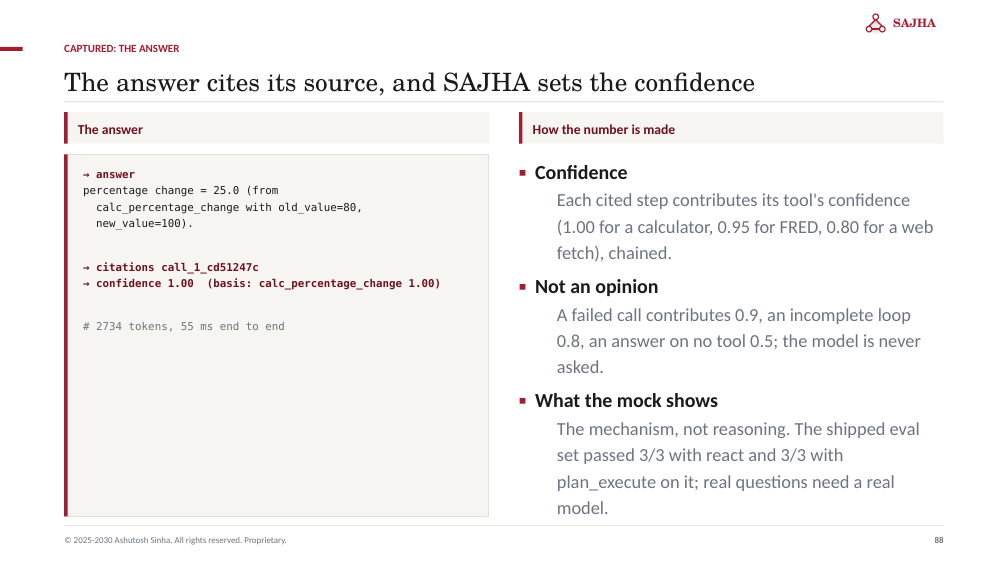
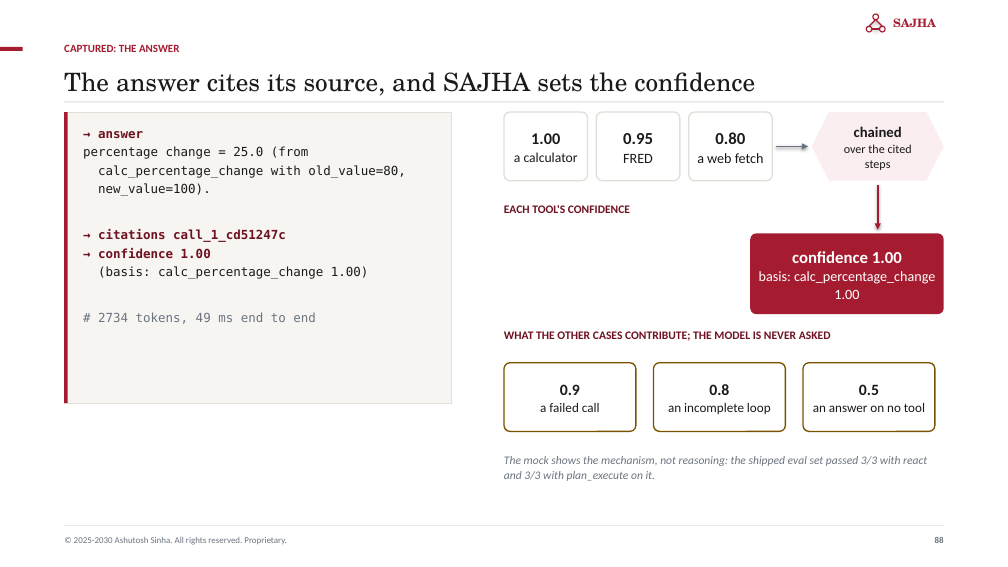
Before and after one commit to ajsinha/sajhamcpserver, a slide deck: slide 88 of docs/publications/SAJHA-MCP-Server.pptx. Drawn at 1008x567 pixels with LibreOffice and Linux fonts; fonts in the diff are those of the drawing. Boxes give left, top, right and bottom in pixels: in the first picture for what was removed or moved away, otherwise in the second. Text is boxed around its words. In the diff, an @@ line names an element or a change of style, - is before the commit and + after.

```diff
--- a/docs/publications/SAJHA-MCP-Server.pptx
+++ b/docs/publications/SAJHA-MCP-Server.pptx
@@ rectangle: place and size @@
-rectangle at (64, 154, 67, 516)
+rectangle at (64, 112, 67, 403)
@@ rectangle: place and size @@
-rectangle at (64, 154, 489, 516)
+rectangle at (64, 112, 451, 403)
@@ rectangle removed at (64, 112, 489, 144) @@
@@ rectangle removed at (64, 112, 67, 144) @@
@@ rounded rectangle added at (504, 112, 588, 181), fill #FFFFFF, outline #E3DED7 1.25 pt, 13 pt, text #1A1A1A @@
+1.00
+a calculator
@@ rectangle removed at (520, 112, 944, 144) @@
@@ rectangle removed at (520, 112, 523, 144) @@
@@ rounded rectangle added at (597, 112, 681, 181), fill #FFFFFF, outline #E3DED7 1.25 pt, 16 pt, text #1A1A1A, bold @@
+0.95
+FRED
@@ rounded rectangle added at (689, 112, 773, 181), fill #FFFFFF, outline #E3DED7 1.25 pt, 13.5 pt, text #1A1A1A @@
+0.80
+a web fetch
@@ hexagon added at (812, 112, 944, 181), fill #FBEEF0, 11.5 pt, text #1A1A1A @@
+chained
+over the cited steps
@@ text removed at (78, 124, 143, 134) @@
-The answer
@@ text at (83, 131, 406, 242): size 10.3 to 11.9 pt in "→ answer", "percentage change = 25.0 (from", "calc_percentage_change with old_value=80,", "new_value=100)." and 1 more places @@
@@ text "→ answer": place and size @@
-text "→ answer" at (83, 172, 442, 332)
+text "→ answer" at (83, 131, 406, 324)
@@ text removed at (533, 124, 675, 134) @@
-How the number is made
@@ arrow added from (776, 147) to (808, 147), #6B7480 1.6 pt @@
@@ text removed at (535, 165, 934, 514) @@
-▪ Confidence
-  Each cited step contributes its tool's confidence (1.00 for a calculator, 0.95 for FRED, 0.80 for a web fetch), chained.
-▪ Not an opinion
-  A failed call contributes 0.9, an incomplete loop 0.8, an answer on no tool 0.5; the model is never asked.
-▪ What the mock shows
-  The mechanism, not reasoning. The shipped eval set passed 3/3 with react and 3/3 with plan_execute on it; real questions need a real model.
@@ text added at (504, 205, 630, 213), 11 pt, text #6E1120, bold @@
+EACH TOOL'S CONFIDENCE
@@ arrow added from (878, 185) to (878, 230), #A51C30 1.6 pt @@
@@ rounded rectangle added at (750, 234, 944, 315), fill #A51C30, 13.5 pt, text #FFFFFF @@
+confidence 1.00
+basis: calc_percentage_change 1.00
@@ text at (98, 248, 369, 324): text changed; size 10.3 to 11.9 pt; text colour #6E1120 to #1A1A1A; bold off @@
-→ confidence 1.00 (basis: calc_percentage_change 1.00)
-# 2734 tokens, 55 ms end to end
+→ confidence 1.00
+(basis: calc_percentage_change 1.00)
+# 2734 tokens, 49 ms end to end
@@ text added at (504, 331, 831, 341), 11 pt, text #6E1120, bold @@
+WHAT THE OTHER CASES CONTRIBUTE; THE MODEL IS NEVER ASKED
@@ rounded rectangle added at (504, 363, 636, 432), fill #FFFFFF, outline #7A5200 1.25 pt, 12.5 pt, text #1A1A1A @@
+0.9
+a failed call
@@ rounded rectangle added at (653, 363, 785, 432), fill #FFFFFF, outline #7A5200 1.25 pt, 12.5 pt, text #1A1A1A @@
+0.8
+an incomplete loop
@@ rounded rectangle added at (803, 363, 935, 432), fill #FFFFFF, outline #7A5200 1.25 pt, 12.5 pt, text #1A1A1A @@
+0.5
+an answer on no tool
@@ text added at (504, 456, 927, 481), 11 pt, text #6B7480, italic @@
+The mock shows the mechanism, not reasoning: the shipped eval set passed 3/3 with react and 3/3 with plan_execute on it.
```
Also in this commit, not shown: 34 other slides changed, 9 other files.
